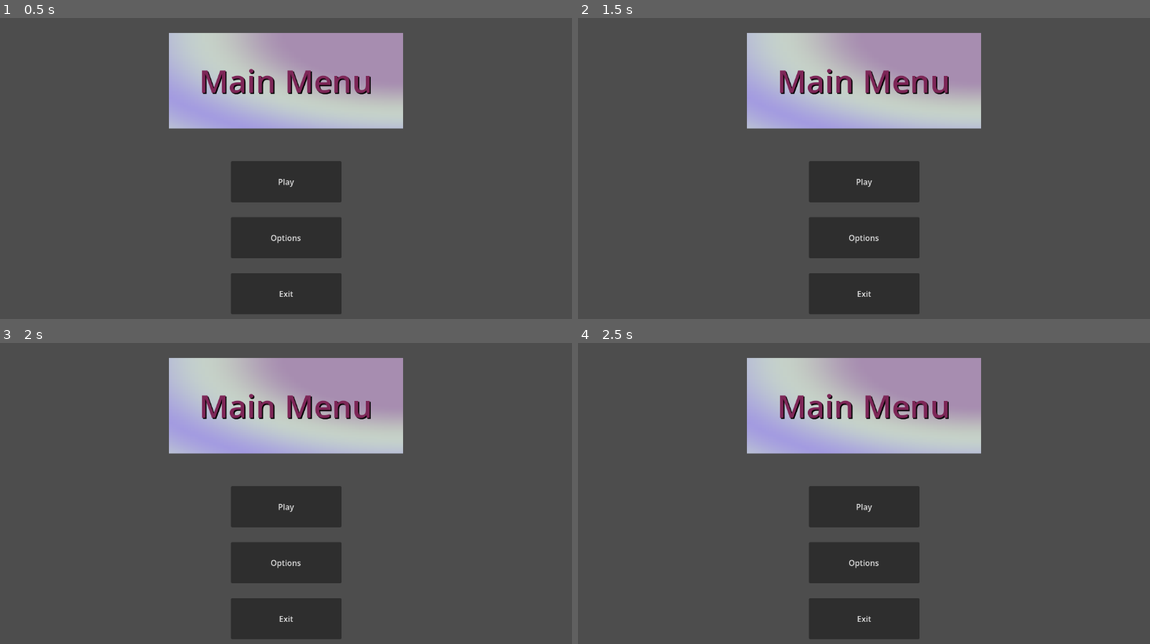
Above: before the commit, frames 1-4 (two rows, left to right).
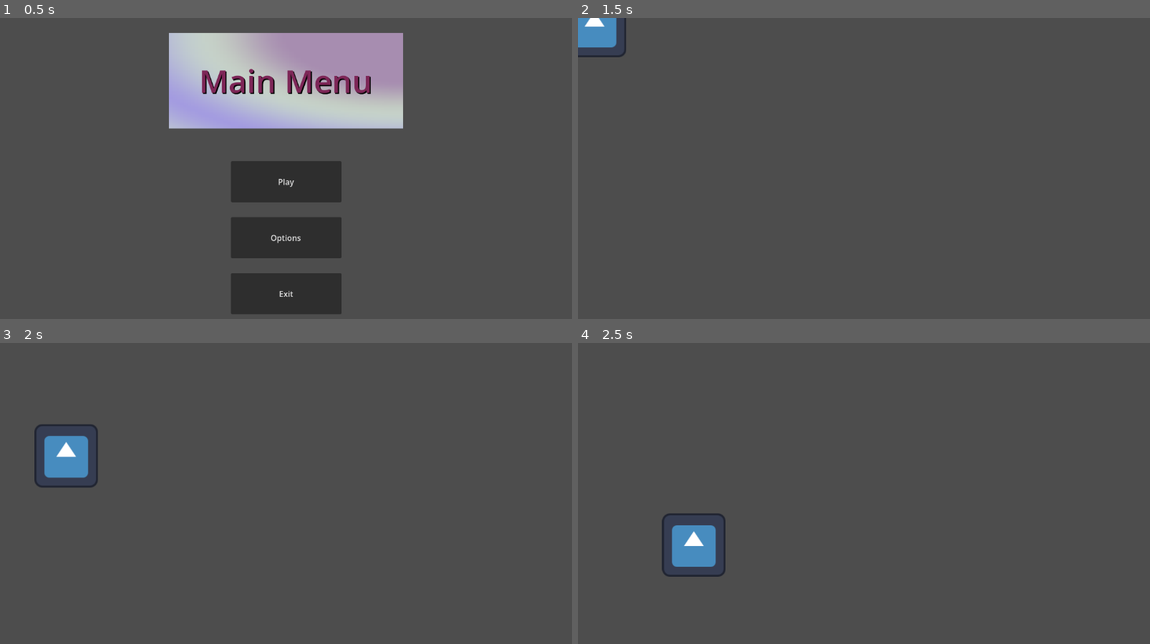
Above: after the commit, the same moments.

Repository: driftingdeluge/Spring_Game_Jam_2026
Game: Godot game, scene res://Scenes/Menu.tscn
Same seed, same stepped clock (60 frames per second), same inputs: the game is played once before the commit and once after it. The project has no main scene, so this scene is started directly. The engine's default icon, where the game draws it, is replaced by a stand-in: a white triangle on a blue panel in a dark square.
Inputs (mouse positions are in pixels of both pictures, inside the frame that each line leads up to):
- Up to frame 1 (0.5 s): no input
- Up to frame 2 (1.5 s): click "Options" at 0.5 s; click "Play" at 1.25 s
- Up to frame 3 (2 s): no input
- Up to frame 4 (2.5 s): click (864, 505) at 2 s, where only the run before the commit has a clickable "Play"

Frame 1 is identical in both runs. In frame 2, 22% of the frame differs, in the area x 0-71%, y 0-99%; in frame 3, 22%; in frame 4, 22%, in the area x 14-71%, y 4-99%.

Commit message:
fix menu buttons

Diff:
--- a/Scenes/Menu.tscn
+++ b/Scenes/Menu.tscn
@@ -23,16 +23,14 @@
 
 [node name="CanvasLayer" type="CanvasLayer" parent="." unique_id=815894058]
 
-[node name="Container" type="Control" parent="CanvasLayer" unique_id=756360797]
-layout_mode = 3
+[node name="TextureRect" type="TextureRect" parent="CanvasLayer" unique_id=1392653969]
 anchors_preset = 15
 anchor_right = 1.0
 anchor_bottom = 1.0
 grow_horizontal = 2
 grow_vertical = 2
 
-[node name="Main Menu" type="MarginContainer" parent="CanvasLayer/Container" unique_id=396653475]
-layout_mode = 1
+[node name="Main Menu" type="MarginContainer" parent="CanvasLayer" unique_id=396653475]
 anchors_preset = 5
 anchor_left = 0.5
 anchor_right = 0.5
@@ -45,10 +43,10 @@
 theme_override_constants/margin_right = 30
 theme_override_constants/margin_bottom = 30
 
-[node name="Panel" type="Panel" parent="CanvasLayer/Container/Main Menu" unique_id=1777586066]
+[node name="Panel" type="Panel" parent="CanvasLayer/Main Menu" unique_id=1777586066]
 layout_mode = 2
 
-[node name="Label" type="Label" parent="CanvasLayer/Container/Main Menu/Panel" unique_id=1321826278]
+[node name="Label" type="Label" parent="CanvasLayer/Main Menu/Panel" unique_id=1321826278]
 layout_mode = 1
 anchors_preset = 15
 anchor_right = 1.0
@@ -66,8 +64,7 @@
 horizontal_alignment = 1
 vertical_alignment = 1
 
-[node name="MarginContainer" type="MarginContainer" parent="CanvasLayer/Container" unique_id=451535822]
-layout_mode = 1
+[node name="MarginContainer" type="MarginContainer" parent="CanvasLayer" unique_id=451535822]
 anchors_preset = 7
 anchor_left = 0.5
 anchor_top = 1.0
@@ -83,33 +80,26 @@
 theme_override_constants/margin_right = 50
 theme_override_constants/margin_bottom = 50
 
-[node name="VBoxContainer" type="VBoxContainer" parent="CanvasLayer/Container/MarginContainer" unique_id=549165991]
+[node name="VBoxContainer" type="VBoxContainer" parent="CanvasLayer/MarginContainer" unique_id=549165991]
 layout_mode = 2
 theme_override_constants/separation = 30
 alignment = 1
 
-[node name="Play" type="Button" parent="CanvasLayer/Container/MarginContainer/VBoxContainer" unique_id=1691918991]
+[node name="Play" type="Button" parent="CanvasLayer/MarginContainer/VBoxContainer" unique_id=265175363]
 layout_mode = 2
 size_flags_vertical = 3
 text = "Play"
 
-[node name="Options" type="Button" parent="CanvasLayer/Container/MarginContainer/VBoxContainer" unique_id=1808992374]
+[node name="Options" type="Button" parent="CanvasLayer/MarginContainer/VBoxContainer" unique_id=1808992374]
 layout_mode = 2
 size_flags_vertical = 3
 text = "Options"
 
-[node name="Exit" type="Button" parent="CanvasLayer/Container/MarginContainer/VBoxContainer" unique_id=1224183412]
+[node name="Exit" type="Button" parent="CanvasLayer/MarginContainer/VBoxContainer" unique_id=1224183412]
 layout_mode = 2
 size_flags_vertical = 3
 text = "Exit"
 
-[node name="TextureRect" type="TextureRect" parent="CanvasLayer" unique_id=1392653969]
-anchors_preset = 15
-anchor_right = 1.0
-anchor_bottom = 1.0
-grow_horizontal = 2
-grow_vertical = 2
-
-[connection signal="pressed" from="CanvasLayer/Container/MarginContainer/VBoxContainer/Play" to="." method="_on_play_pressed"]
-[connection signal="pressed" from="CanvasLayer/Container/MarginContainer/VBoxContainer/Options" to="." method="_on_options_pressed"]
-[connection signal="pressed" from="CanvasLayer/Container/MarginContainer/VBoxContainer/Exit" to="." method="_on_exit_pressed"]
+[connection signal="pressed" from="CanvasLayer/MarginContainer/VBoxContainer/Play" to="." method="_on_play_pressed"]
+[connection signal="pressed" from="CanvasLayer/MarginContainer/VBoxContainer/Options" to="." method="_on_options_pressed"]
+[connection signal="pressed" from="CanvasLayer/MarginContainer/VBoxContainer/Exit" to="." method="_on_exit_pressed"]
--- /dev/null
+++ b/Scenes/Player.tscn
@@ -0,0 +1,13 @@
+[gd_scene format=3 uid="uid://cuh2bed3vj1h1"]
+
+[ext_resource type="Script" uid="uid://dmji65ml2blk0" path="res://player.gd" id="1_xhfnw"]
+[ext_resource type="Texture2D" uid="uid://xgddwp673vky" path="res://icon.svg" id="2_kpjcp"]
+
+[node name="CharacterBody2D" type="CharacterBody2D" unique_id=1494874155]
+script = ExtResource("1_xhfnw")
+
+[node name="Sprite2D" type="Sprite2D" parent="." unique_id=832697623]
+texture = ExtResource("2_kpjcp")
+
+[node name="CollisionPolygon2D" type="CollisionPolygon2D" parent="." unique_id=1530913987]
+polygon = PackedVector2Array(59.1, -64, -59, -64, -63.8, -59, -64, 61, -60.3, 64, 59.6, 64, 63.9, 59, 64, -61.1)
--- a/Scenes/menu.gd
+++ b/Scenes/menu.gd
@@ -2,11 +2,11 @@
 
 func _ready() -> void:
 	AudioManager.playSong("empty shores - clip01.ogg", 0)
-	#AudioManager.playSound("Music/empty shores - clip01.ogg", 0)
 	pass
 
 func _on_play_pressed() -> void:
-	GameManager.goto_scene("res://Scenes/Menu.tscn")
+	GameManager.goto_scene("res://Scenes/playground.tscn")
+	pass
 
 func _on_options_pressed() -> void:
 	print("options")
@@ -14,3 +14,7 @@
 func _on_exit_pressed() -> void:
 	print("swooby")
 	get_tree().quit()
+
+
+func _on_play_button_down() -> void:
+	GameManager.goto_scene("res://Scenes/playground.tscn")
--- /dev/null
+++ b/Scenes/playground.tscn
@@ -0,0 +1,15 @@
+[gd_scene format=3 uid="uid://dwhl2tqig2448"]
+
+[ext_resource type="PackedScene" uid="uid://cuh2bed3vj1h1" path="res://Scenes/Player.tscn" id="1_rupst"]
+
+[sub_resource type="WorldBoundaryShape2D" id="WorldBoundaryShape2D_edjgo"]
+
+[node name="Playground" type="Node2D" unique_id=941280386]
+
+[node name="Ground" type="StaticBody2D" parent="." unique_id=920438222]
+
+[node name="CollisionShape2D" type="CollisionShape2D" parent="Ground" unique_id=773737001]
+position = Vector2(425, 472)
+shape = SubResource("WorldBoundaryShape2D_edjgo")
+
+[node name="CharacterBody2D" parent="." unique_id=1494874155 instance=ExtResource("1_rupst")]
--- /dev/null
+++ b/player.gd
@@ -0,0 +1,19 @@
+extends CharacterBody2D
+
+@export var speed := 200
+@export var jump_force := -400
+@export var gravity := 1000
+
+func _physics_process(delta):
+	# Apply gravity
+	if not is_on_floor():
+		velocity.y += gravity * delta
+
+	# Constant forward movement
+	velocity.x = speed
+
+	# Jump input
+	if Input.is_action_just_pressed("jump") and is_on_floor():
+		velocity.y = jump_force
+
+	move_and_slide()
--- a/project.godot
+++ b/project.godot
@@ -19,6 +19,14 @@
 GameManager="*uid://eo1ncn5mhcht"
 AudioManager="*uid://cyai43jcm8v66"
 
+[input]
+
+jump={
+"deadzone": 0.2,
+"events": [Object(InputEventKey,"resource_local_to_scene":false,"resource_name":"","device":-1,"window_id":0,"alt_pressed":false,"shift_pressed":false,"ctrl_pressed":false,"meta_pressed":false,"pressed":false,"keycode":0,"physical_keycode":32,"key_label":0,"unicode":32,"location":0,"echo":false,"script":null)
+]
+}
+
 [physics]
 
 3d/physics_engine="Jolt Physics"
Not shown, added: player.gd.uid
